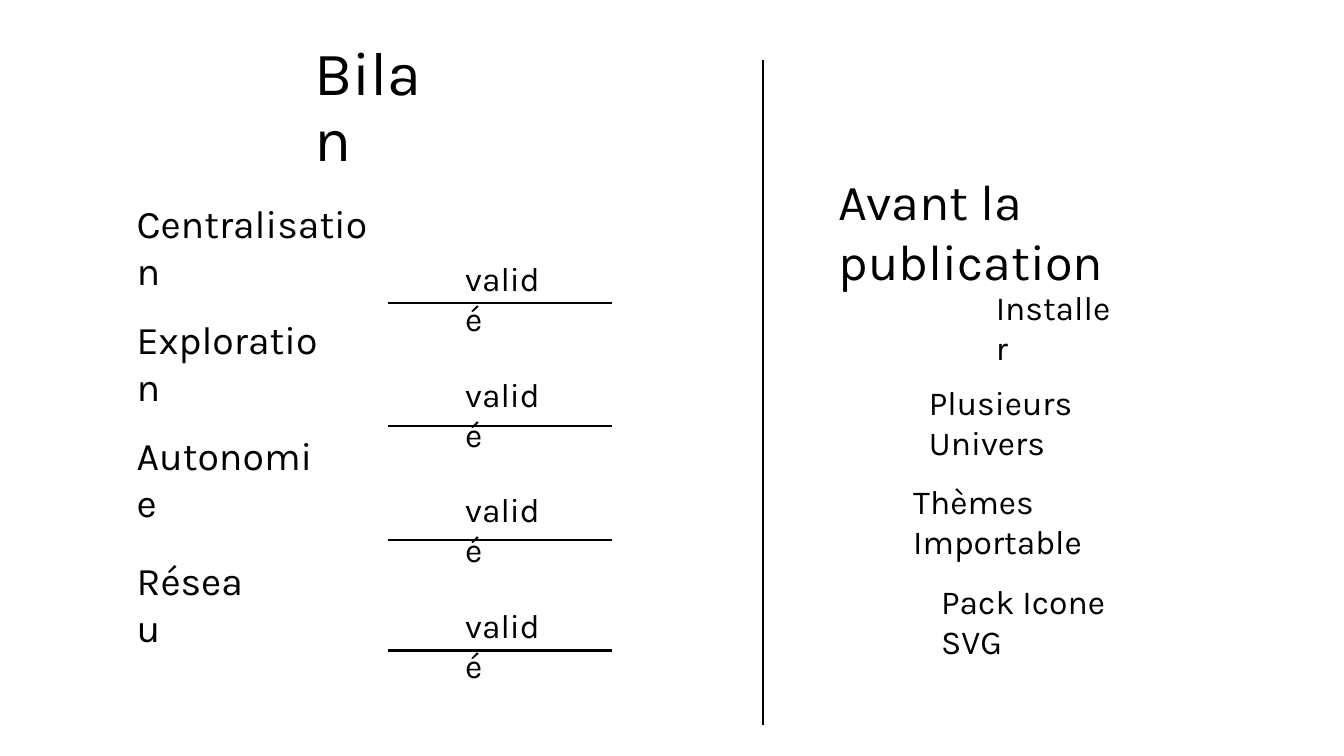
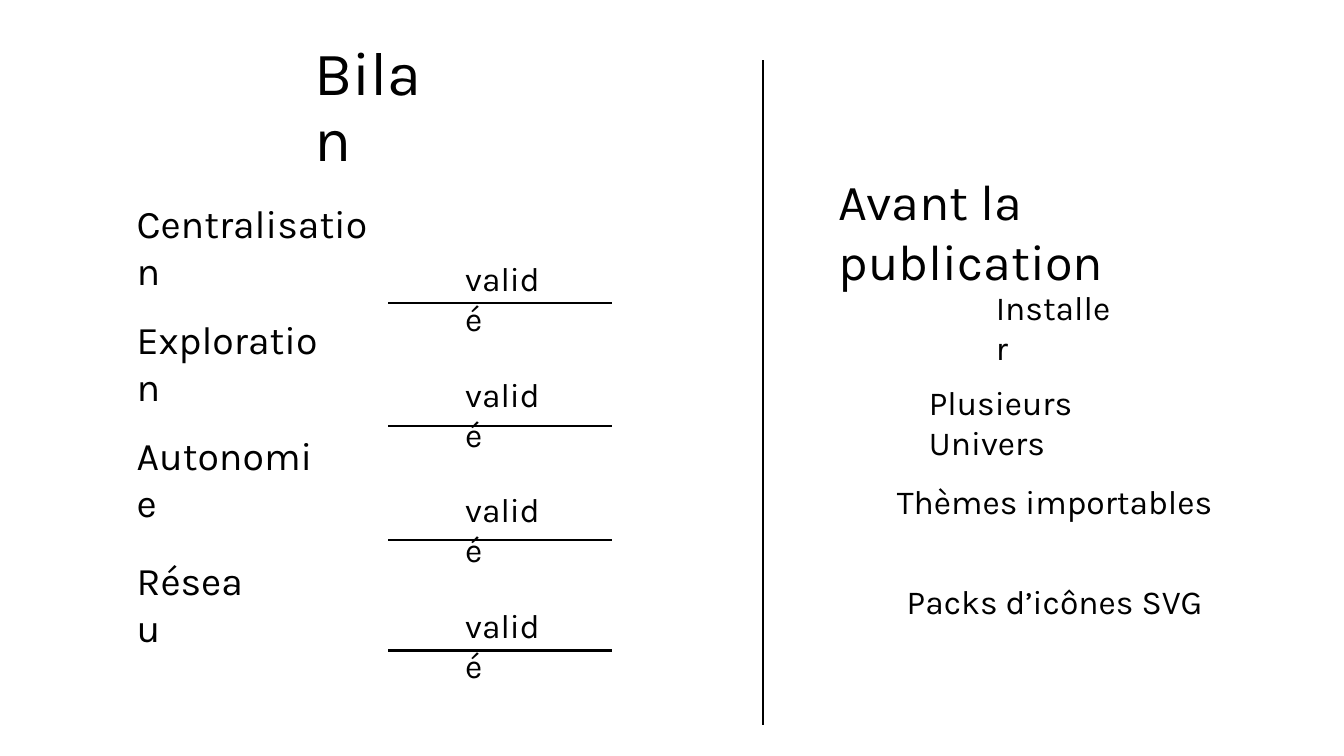
Before and after one commit to QuentinMich/Tales_Omnibus, a slide deck: slide 15 of rapport/slides/Slides Tales Omnibus.pptx. Drawn at 1344x756 pixels with LibreOffice and Linux fonts; fonts in the diff are those of the drawing. Boxes give left, top, right and bottom in pixels: in the first picture for what was removed or moved away, otherwise in the second. Text is boxed around its words. In the diff, an @@ line names an element or a change of style, - is before the commit and + after.

```diff
--- a/rapport/slides/Slides Tales Omnibus.pptx
+++ b/rapport/slides/Slides Tales Omnibus.pptx
@@ text at (x1=897, y1=488, x2=1212, y2=522): text changed @@
-Thèmes Importable
+Thèmes importables
@@ text at (x1=907, y1=589, x2=1203, y2=615): text changed @@
-Pack Icone SVG
+Packs d’icônes SVG
```
Also in this commit, not shown: 9 other slides changed.
